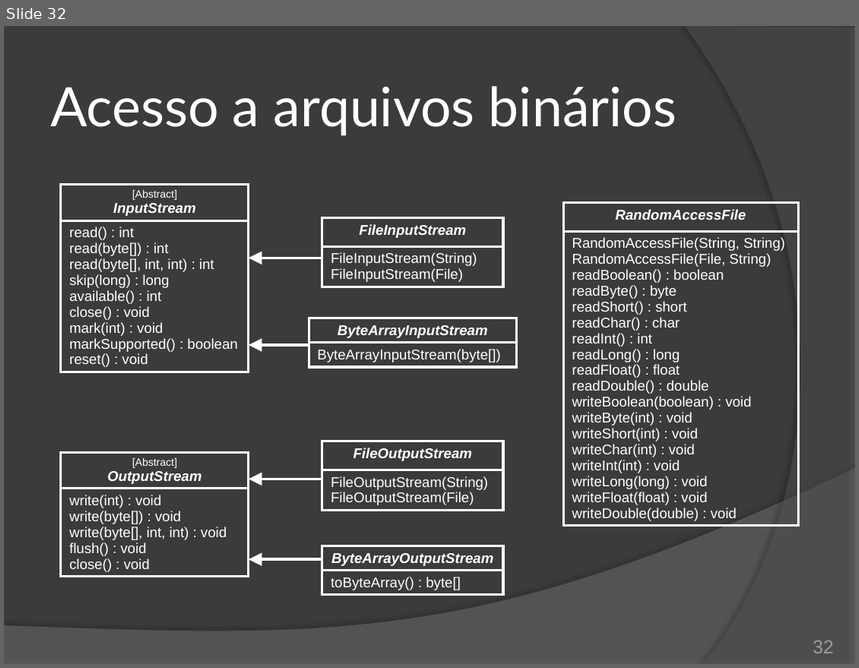
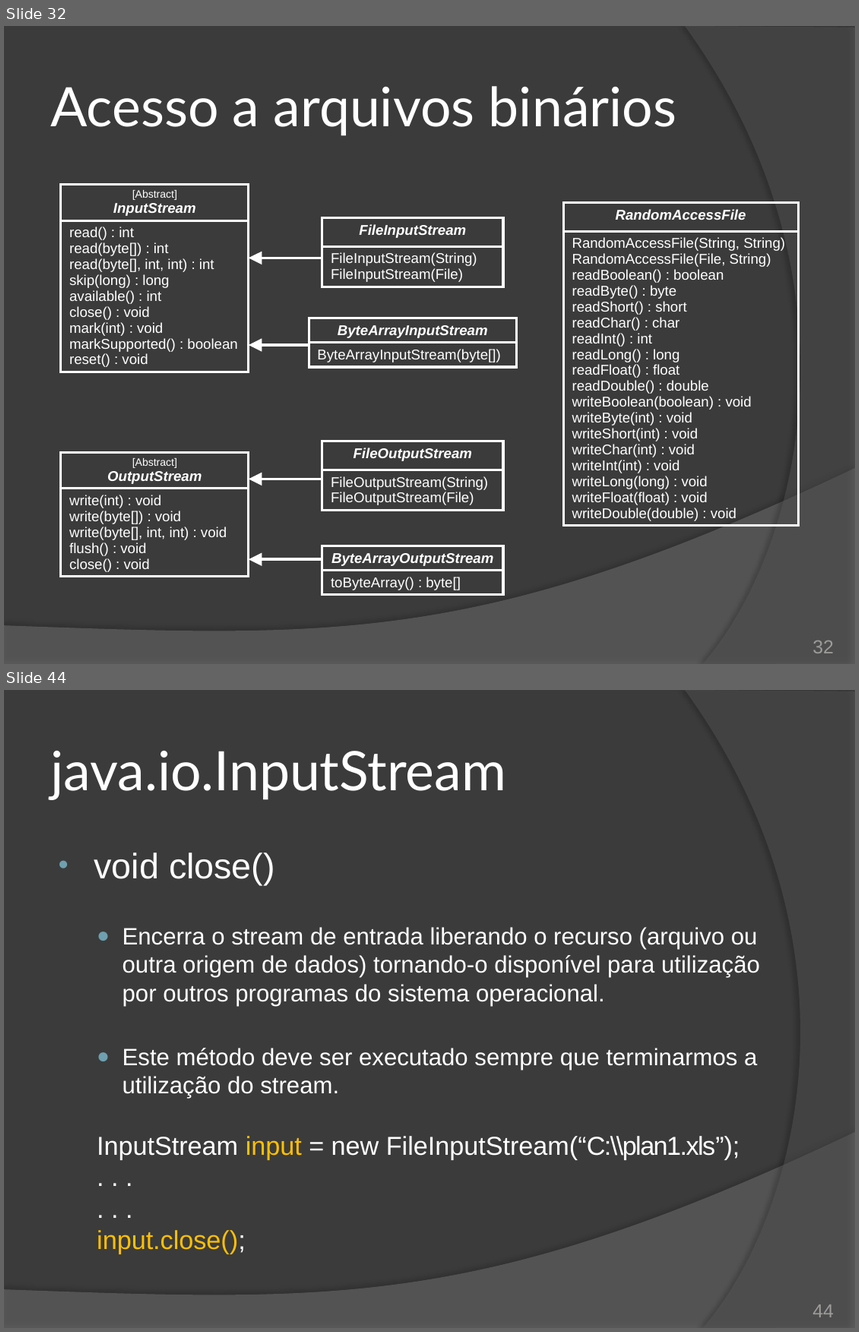
Before and after one commit to duchesqui/slzvieira-training, a slide deck: 2-Java-Programmer-Modulo-II/16.Capitulo10.pptx. Shown one above the other, each under a label of ours: slide 32 before the commit, slides 32 and 44 after it; the slides between them are not shown. The pictures are 859x668 and 859x1332 pixels, drawn with LibreOffice and Linux fonts; fonts in the diff are those of the drawing. Boxes give left, top, right and bottom in pixels: in the first picture for what was removed or moved away, otherwise in the second. Text is boxed around its words. In the diff, an @@ line names an element or a change of style, - is before the commit and + after.

Commit message:
Capítulo 10 - Java IO: InputStream e OutputStream.

```diff
--- a/2-Java-Programmer-Modulo-II/16.Capitulo10.pptx
+++ b/2-Java-Programmer-Modulo-II/16.Capitulo10.pptx
@@ slide 44 added at (4, 690, 855, 1328), background #3B3B3B; not listed: 2 template elements that a slide beside it also shows @@
@@ title added at (51, 751, 506, 800), 46 pt, text #FFFFFF @@
+java.io.InputStream
@@ text added at (94, 853, 760, 1254), 20 pt, text #FFFFFF @@
+• void close()
+  ● Encerra o stream de entrada liberando o recurso (arquivo ou outra origem de dados) tornando-o disponível para utilização por outros programas do sistema operacional.
+  ● Este método deve ser executado sempre que terminarmos a utilização do stream.
+InputStream input = new FileInputStream(“C:\\plan1.xls”);
+. . .
+. . .
+input.close();
@@ page number added at (813, 1305, 834, 1318), 16 pt, text #9D9B9A @@
+44
```
Also in this commit, not shown: 2 slides changed, 23 other slides added, 5 slides removed, 1 other file.
